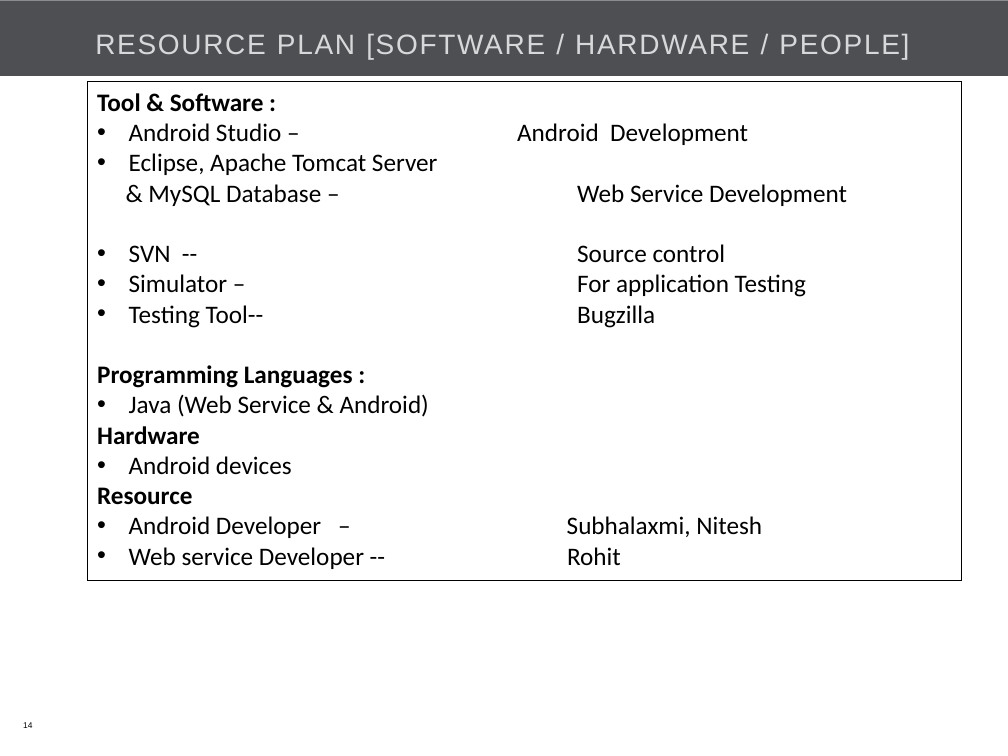
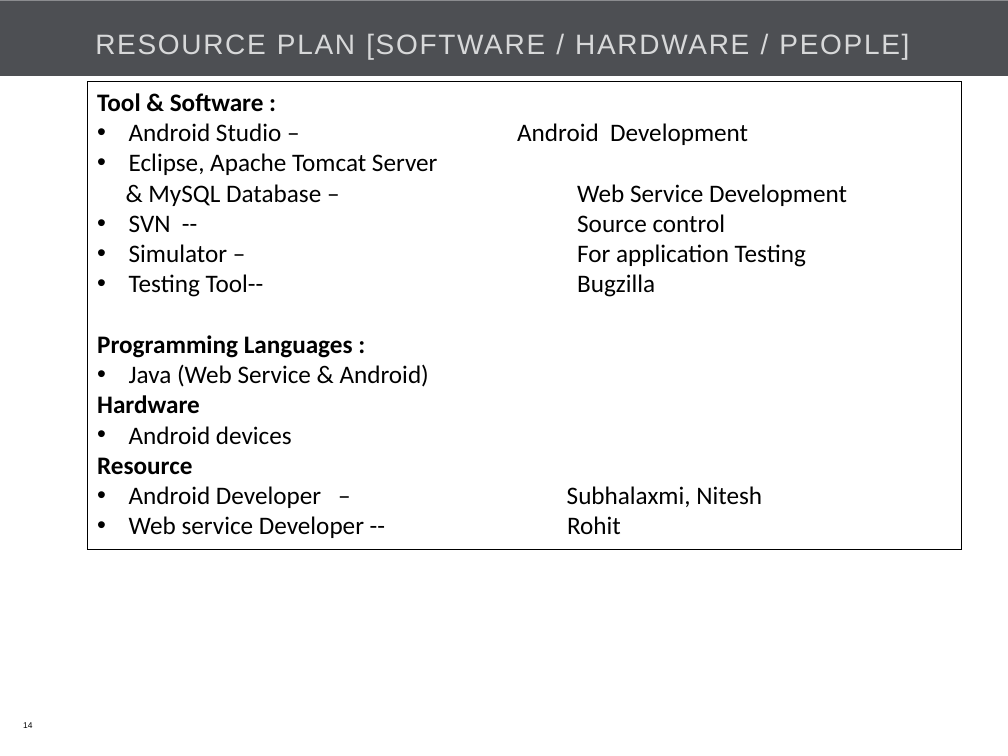
Before and after one commit to Bajarangi/demo, a slide deck: slide 14 of trunk/EasiCab/Documents/EASiCab_POC_kick off.pptx. Drawn at 1008x756 pixels with LibreOffice and Linux fonts; fonts in the diff are those of the drawing; background and template pictures are left out. Boxes give left, top, right and bottom in pixels: in the first picture for what was removed or moved away, otherwise in the second. Text is boxed around its words. In the diff, an @@ line names an element or a change of style, - is before the commit and + after.

```diff
--- a/trunk/EasiCab/Documents/EASiCab_POC_kick off.pptx
+++ b/trunk/EasiCab/Documents/EASiCab_POC_kick off.pptx
@@ rectangle "Tool & Software :": place and size @@
-rectangle "Tool & Software :" at [88,82,962,581]
+rectangle "Tool & Software :" at [88,82,962,549]
```
Also in this commit, not shown: 5 other slides changed, 1 slide removed.
